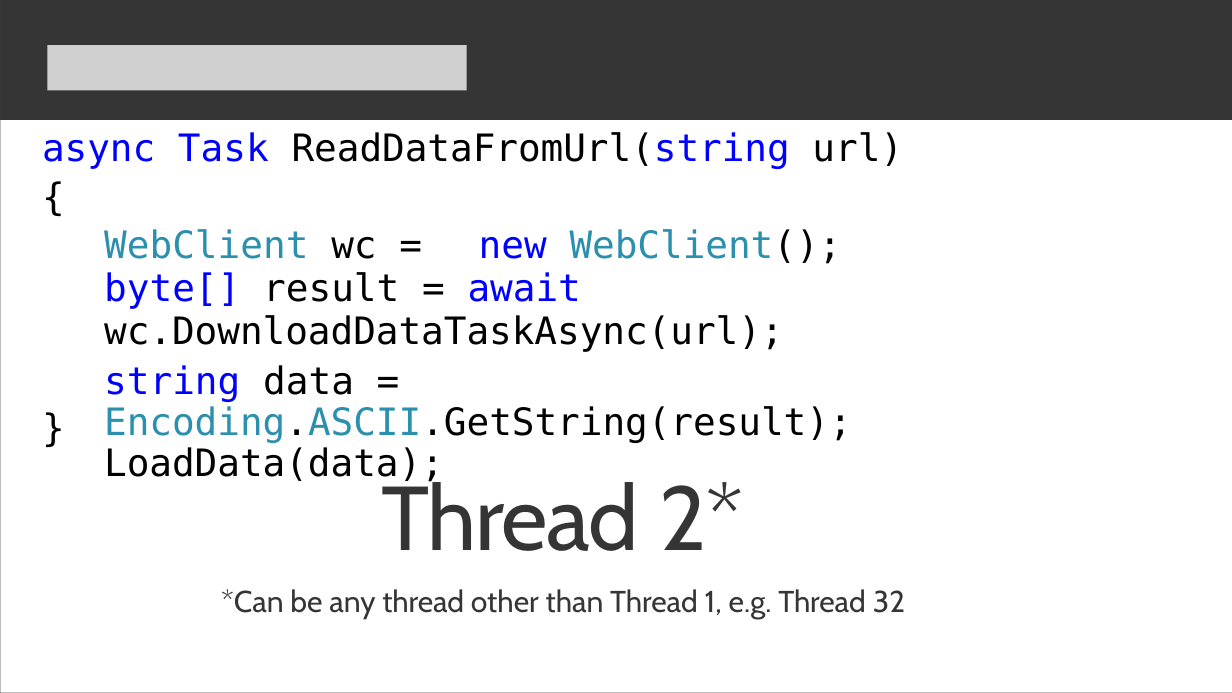
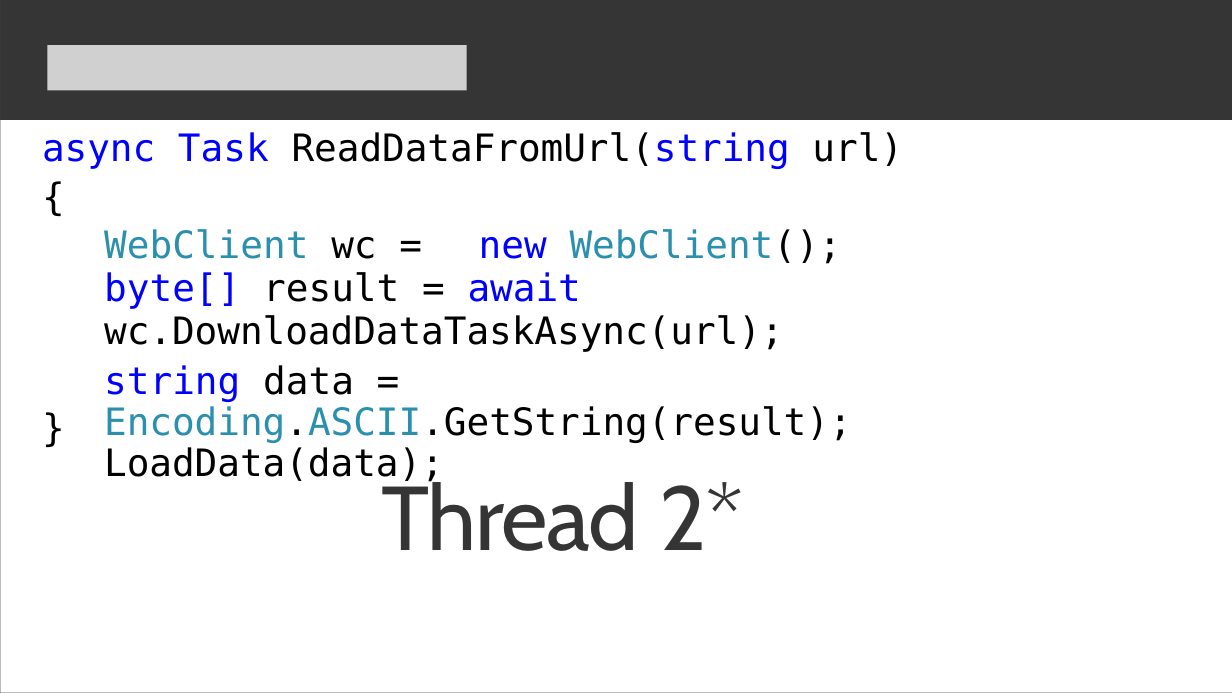
Before and after one commit to sostenes198/.NET-Estudos, a slide deck: slide 6 of AsyncAwait/Apresentacao-Squadra/Apresentacao-Async-Await.pptx. Drawn at 1232x693 pixels with LibreOffice and Linux fonts; fonts in the diff are those of the drawing; grey boxes stand for pictures. Boxes give left, top, right and bottom in pixels: in the first picture for what was removed or moved away, otherwise in the second. Text is boxed around its words. In the diff, an @@ line names an element or a change of style, - is before the commit and + after.

```diff
--- a/AsyncAwait/Apresentacao-Squadra/Apresentacao-Async-Await.pptx
+++ b/AsyncAwait/Apresentacao-Squadra/Apresentacao-Async-Await.pptx
@@ text at [221, 589, 905, 619]: paragraph removed @@
-*Can be any thread other than Thread 1, e.g. Thread 32
```
Also in this commit, not shown: 3 other slides changed, 23 slides added, 1 slide removed, 10 other files.
